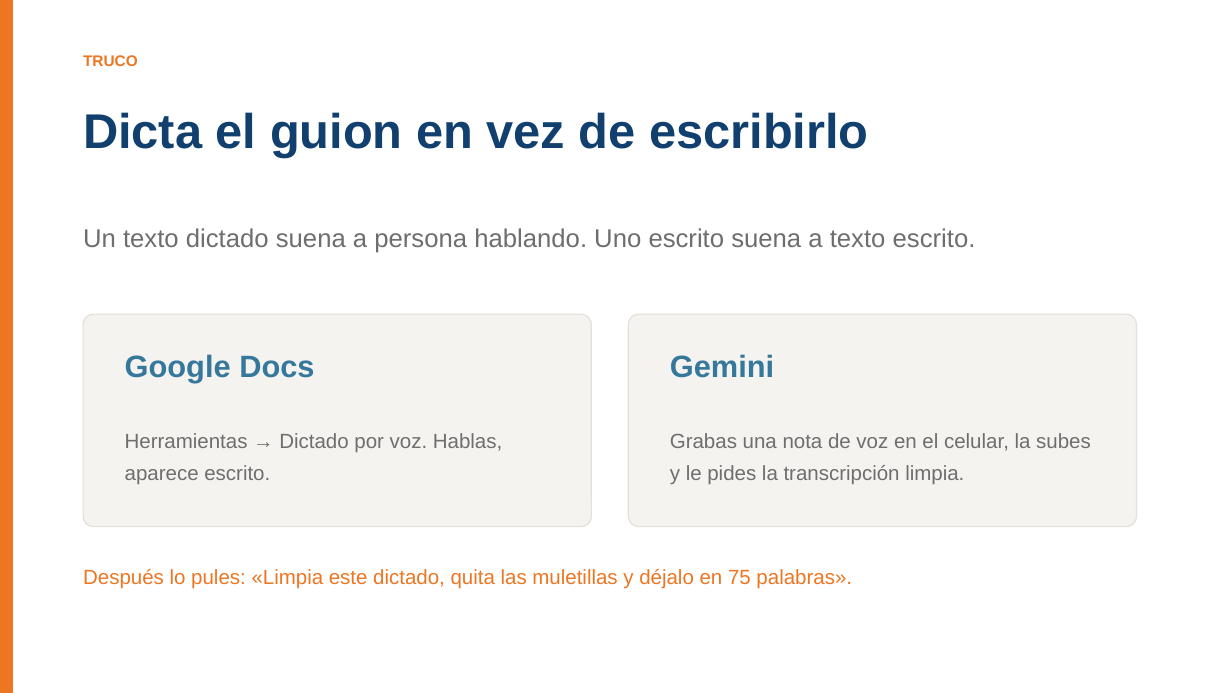
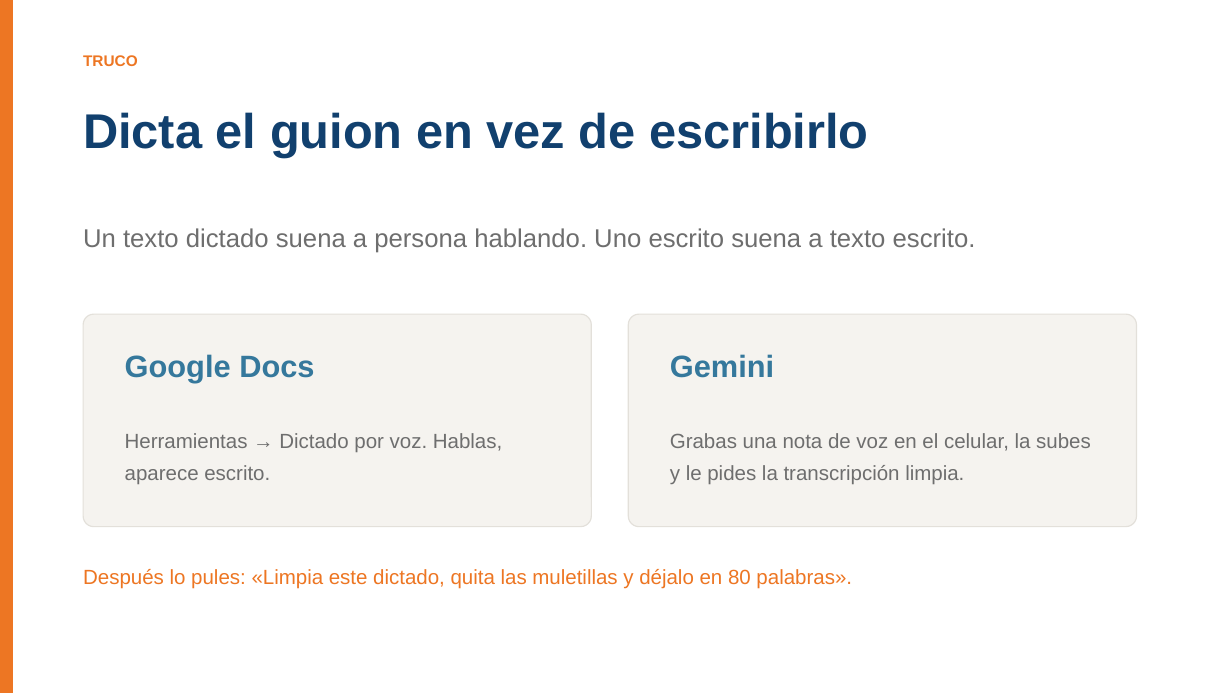
Before and after one commit to BioAITeamLearning/IntroInfo_2026_02_Ucaldas, a slide deck: slide 7 of _static/sesion06/S06_audio_imagen_video.pptx. Drawn at 1232x693 pixels with LibreOffice and Linux fonts; fonts in the diff are those of the drawing. Boxes give left, top, right and bottom in pixels: in the first picture for what was removed or moved away, otherwise in the second. Text is boxed around its words. In the diff, an @@ line names an element or a change of style, - is before the commit and + after.

```diff
--- a/_static/sesion06/S06_audio_imagen_video.pptx
+++ b/_static/sesion06/S06_audio_imagen_video.pptx
@@ text at (83,569,852,589): text changed @@
-Después lo pules: «Limpia este dictado, quita las muletillas y déjalo en 75 palabras».
+Después lo pules: «Limpia este dictado, quita las muletillas y déjalo en 80 palabras».
```
Also in this commit, not shown: 12 other slides changed, 1 slide added, 1 slide removed, 2 other files.
